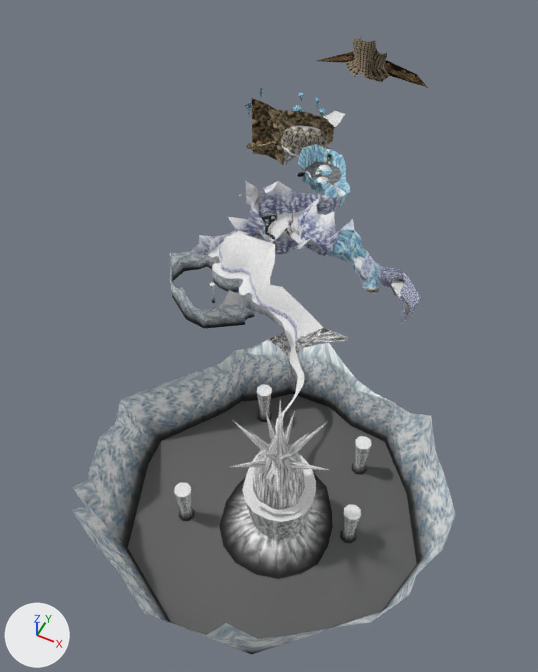
The OBJ model res/Models/Snowhead/Snowhead - Copy.obj as it was, and as the next commit left it.
Camera for both pictures: a 50 mm camera at (3071.0, -15369.0, 16279.0) aimed at (-3333.0, -2560.0, 267.0). The axes (+X, +Y, +Z) are drawn at lower left. The lights are the same throughout. Where no turn or scale is listed for an object, it has been applied to the vertices. Vertices at the same position are counted once.

The older version as bpy lines, for what is in view:
```python
ob_snowhead___copy = bpy.data.objects.new('Snowhead - Copy', me_snowhead___copy)
ob_snowhead___copy.location = (0.0, 0.0, 0.0)
```
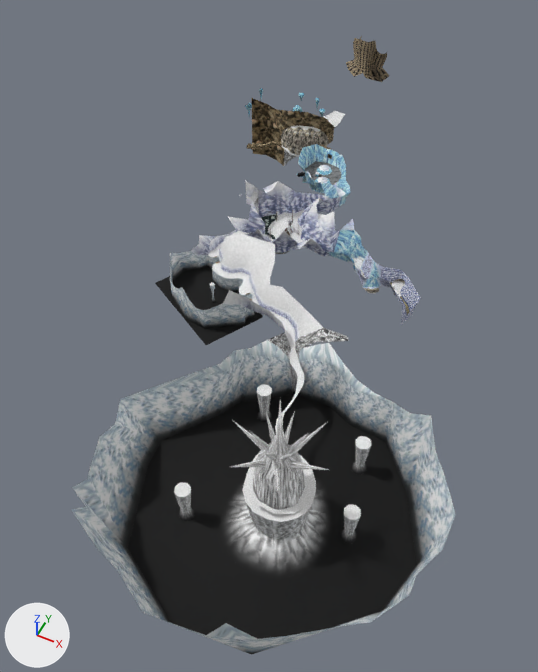
The newer file is also turned or shifted as a whole; pictures and numbers use the older file's frame.

Pixel boxes [x1, y1, x2, y2] of what changed, in the pictures (538 x 672 px):
'Snowhead - Copy', surface changed, reshaped (grey to black)
    both: [51, 36, 487, 664]
part 1 of me_snowhead___copy, added (black)
    after: [155, 267, 263, 345]
part 2 of me_snowhead___copy, surface changed
    both: [228, 179, 348, 342]
part 3 of me_snowhead___copy, recoloured (grey to black)
    both: [128, 394, 417, 631]

Patch to the scene script:
```diff
--- a/res/Models/Snowhead/Snowhead - Copy.obj.py
+++ b/res/Models/Snowhead/Snowhead - Copy.obj.py
@@ mat_shape_005 @@
 mat_shape_005.roughness = 0.867
+mat_shape_005.alpha = 0.0
@@ mat_shape_032_414c1863_c_png @@
+mat_shape_032_414c1863_c_png = principled_material('Shape.032_414C1863_c.png')
+mat_shape_032_414c1863_c_png.texture = img_414c1863_c_png
+mat_shape_032_414c1863_c_png.roughness = 0.867
@@ mat_shape_027_6bcf161e_c_png @@
+mat_shape_027_6bcf161e_c_png = principled_material('Shape.027_6BCF161E_c.png')
+mat_shape_027_6bcf161e_c_png.texture = img_6bcf161e_c_png
+mat_shape_027_6bcf161e_c_png.roughness = 0.867
@@ mat_shape_037_414c1243_c_png @@
+mat_shape_037_414c1243_c_png = principled_material('Shape.037_414C1243_c.png')
+mat_shape_037_414c1243_c_png.texture = img_414c1243_c_png
+mat_shape_037_414c1243_c_png.roughness = 0.867
@@ me_snowhead___copy @@
 # used by ob_snowhead___copy; location = (0.0, 0.0, 0.0)
-me_snowhead___copy.from_pydata(...)  # 3751 vertices, 5772 faces; spans x -8897.0..3782.0, y -11976.0..12256.0, z -314.0..4549.0
+me_snowhead___copy.from_pydata(...)  # 3793 vertices, 5818 faces; spans x -8897.0..3782.0, y -11976.0..12256.0, z -314.0..4549.0
+# me_snowhead___copy part 1: a new loose piece of 36 vertices spanning x -6873.0..-3436.0, y -4324.0..-1137.0, z 1140.0, in mat_shape_037_414c1243_c_png (picture img_414c1243_c_png)
+# me_snowhead___copy part 2: 178 kept faces spanning x -7763.0..2752.0, y -10981.0..5229.0, z 678.0..2768.0 get new texture (UV) coordinates
+# me_snowhead___copy part 3: 33 faces spanning x -3997.0..2752.0, y -10981.0..-4394.0, z 678.0 switch from mat_shape_032 (picture img_348d327e_c_png) to mat_shape_032_414c1863_c_png (picture img_414c1863_c_png)
 me_snowhead___copy.materials.append(mat_shape_039)
@@ me_snowhead___copy @@
 me_snowhead___copy.materials.append(mat_shape_225)
+me_snowhead___copy.materials.append(mat_shape_037_414c1243_c_png)  # picture img_414c1243_c_png
+me_snowhead___copy.materials.append(mat_shape_027_6bcf161e_c_png)  # picture img_6bcf161e_c_png
```
